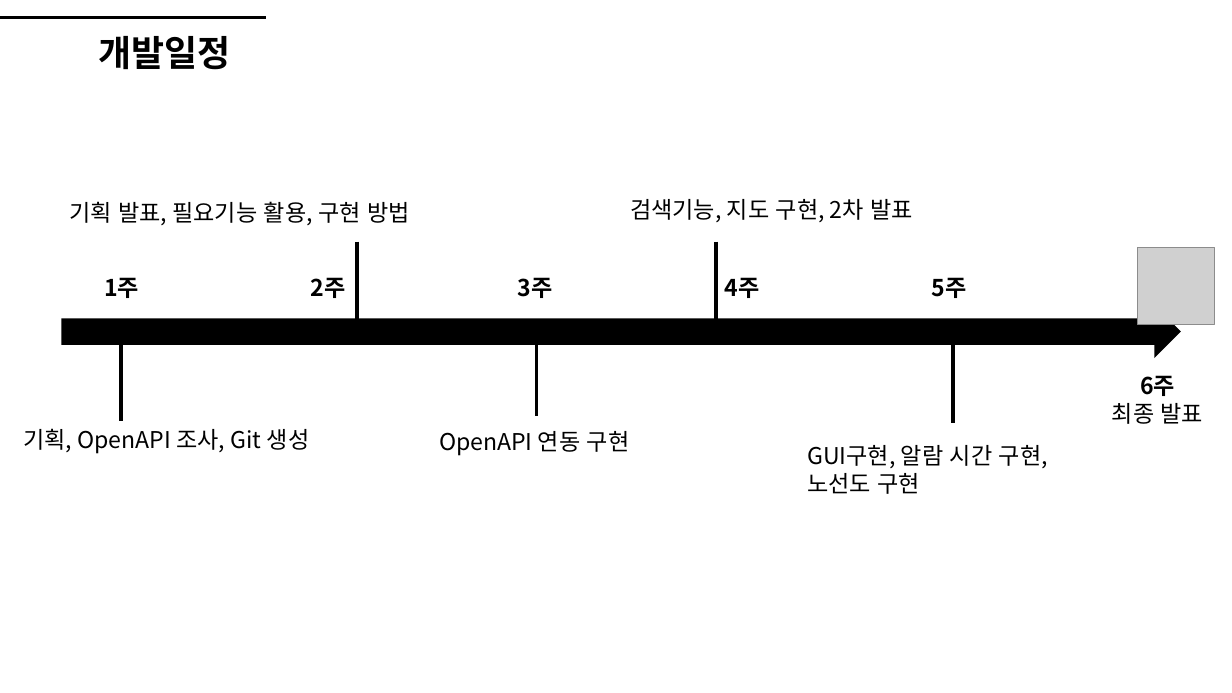
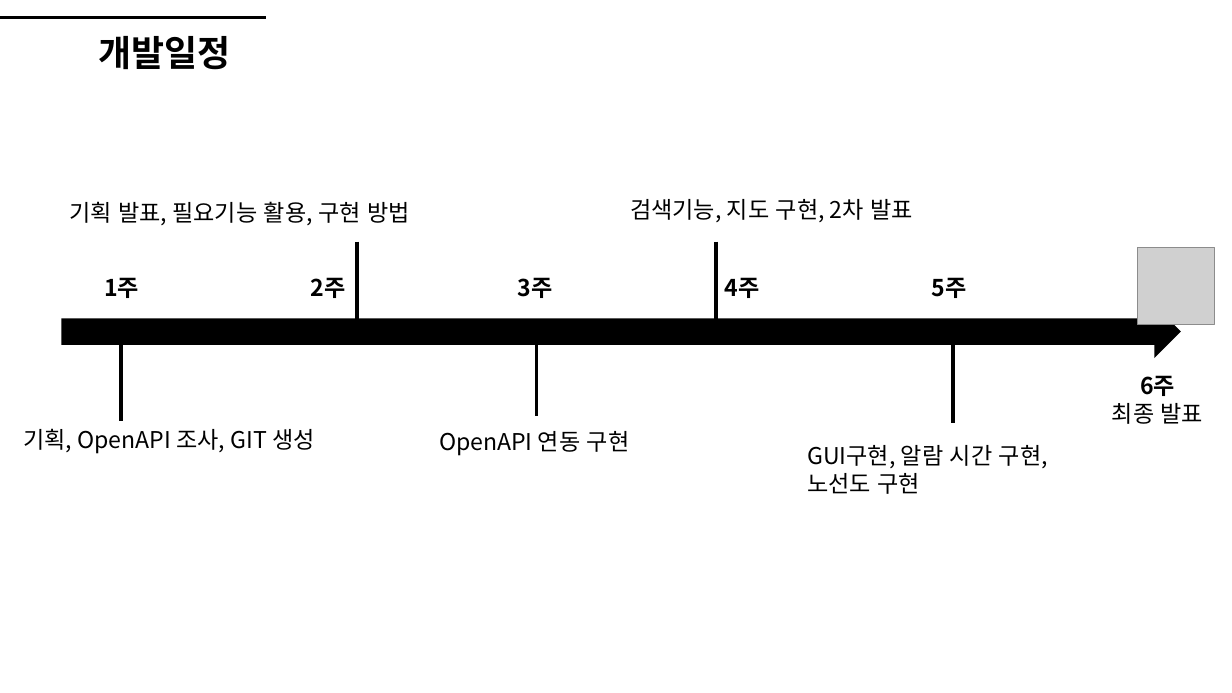
Before and after one commit to Eva-go/Script-Term-project, a slide deck: slide 8 of 스크립트 언어 기획발표.pptx (slide 4 before the commit). Drawn at 1232x693 pixels with LibreOffice and Linux fonts; fonts in the diff are those of the drawing; grey boxes stand for pictures. Boxes give left, top, right and bottom in pixels: in the first picture for what was removed or moved away, otherwise in the second. Text is boxed around its words. In the diff, an @@ line names an element or a change of style, - is before the commit and + after.

```diff
--- a/스크립트 언어 기획발표.pptx
+++ b/스크립트 언어 기획발표.pptx
@@ text at <box>23,428,315,454</box>: text changed @@
-기획, OpenAPI 조사, Git 생성
+기획, OpenAPI 조사, GIT 생성
```
Also in this commit, not shown: 4 slides added, 4 other files.
